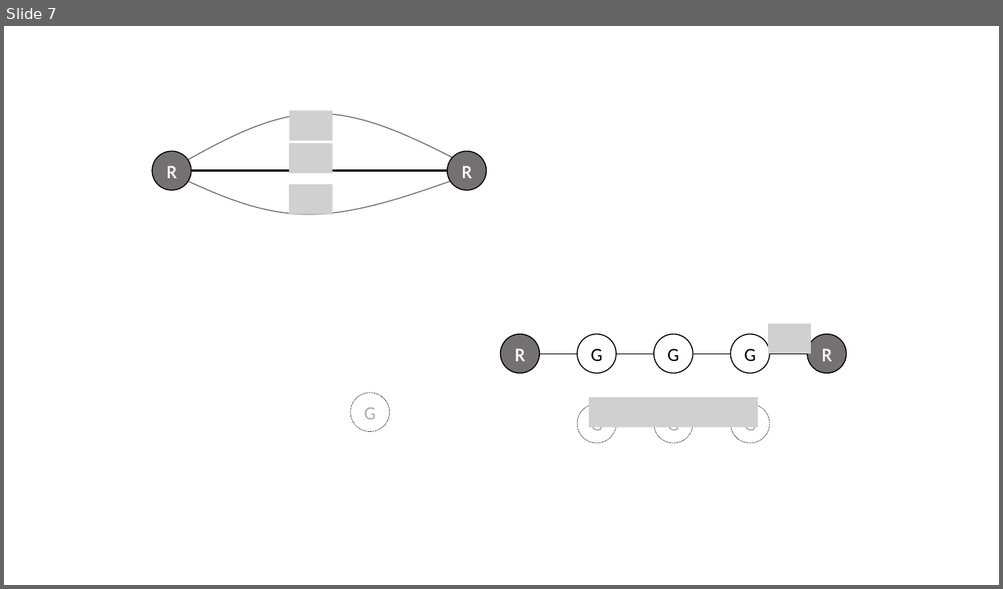
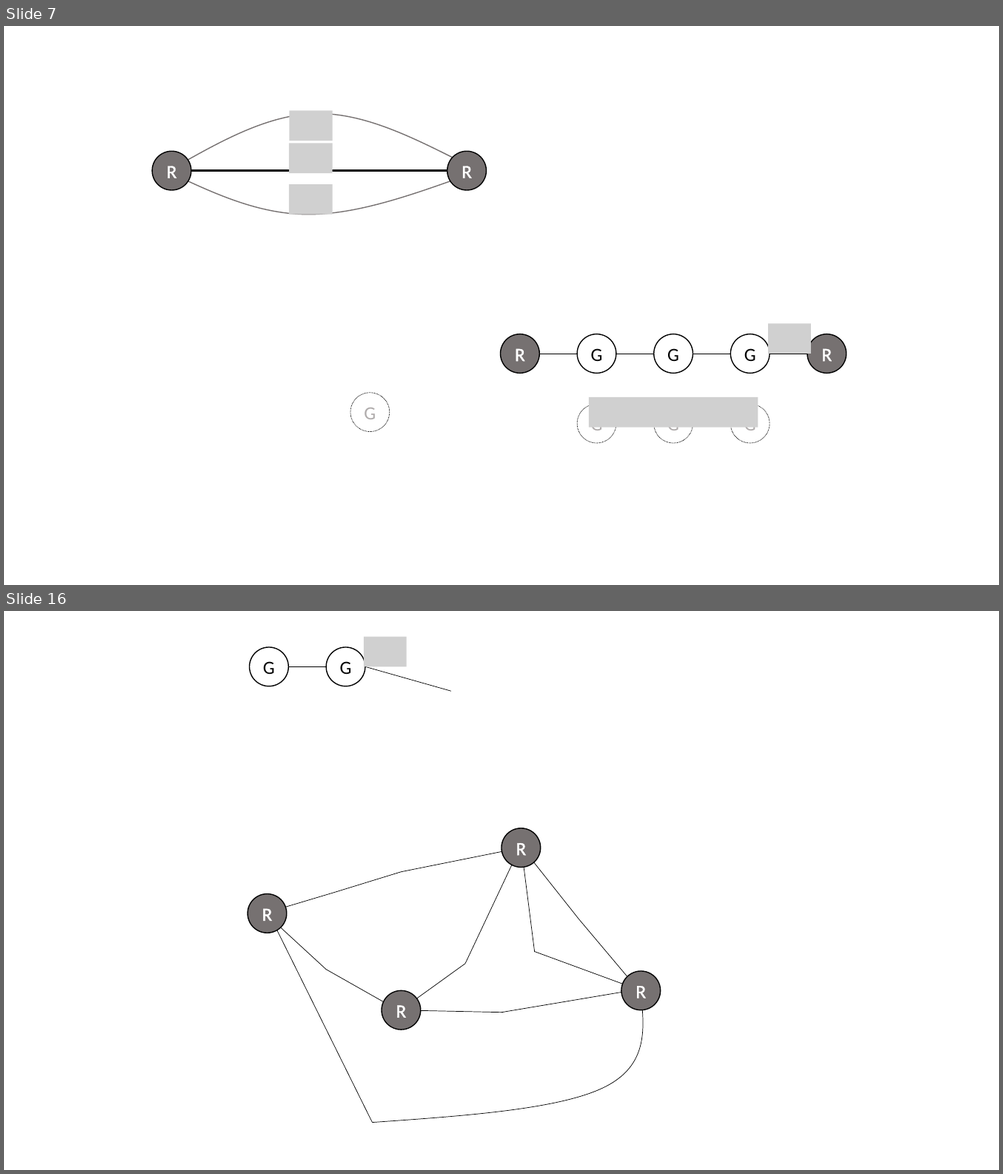
Before and after one commit to RuiHuangUO/Rui_Thesis, a slide deck: VRA.pptx. Shown one above the other, each under a label of ours: slide 7 before the commit, slides 7 and 16 after it; the slides between them are not shown. The pictures are 1003x589 and 1003x1174 pixels, drawn with LibreOffice and Linux fonts; fonts in the diff are those of the drawing; grey boxes stand for pictures. Boxes give left, top, right and bottom in pixels: in the first picture for what was removed or moved away, otherwise in the second. Text is boxed around its words. In the diff, an @@ line names an element or a change of style, - is before the commit and + after.

```diff
--- a/VRA.pptx
+++ b/VRA.pptx
@@ slide 16 added at [4, 611, 999, 1170], background #FFFFFF @@
@@ ellipse added at [250, 647, 288, 686], fill #FFFFFF, outline #000000 1 pt, 18 pt, text #000000 @@
+G
@@ ellipse added at [327, 647, 365, 686], fill #FFFFFF, outline #000000 1 pt, 18 pt, text #000000 @@
+G
@@ picture added at [364, 636, 406, 667] @@
@@ line added from (288, 667) to (327, 667), #000000 0.5 pt @@
@@ line added from (365, 667) to (451, 691), #000000 0.5 pt @@
@@ ellipse added at [502, 828, 540, 867], fill #767171, outline #000000 1 pt, 18 pt, text #FFFFFF @@
+R
@@ line added from (401, 872) to (521, 849), #000000 0.5 pt @@
@@ line added from (465, 964) to (521, 846), #000000 0.5 pt @@
@@ line added from (521, 846) to (578, 919), #000000 0.5 pt @@
@@ line added from (535, 953) to (521, 846), #000000 0.5 pt @@
@@ line added from (336, 892) to (401, 872), #000000 0.5 pt @@
@@ ellipse added at [247, 894, 286, 934], fill #767171, outline #000000 1 pt, 18 pt, text #FFFFFF @@
+R
@@ line added from (264, 914) to (336, 892), #000000 0.5 pt @@
@@ line added from (265, 914) to (327, 970), #000000 0.5 pt @@
@@ line added from (269, 914) to (373, 1123), #000000 0.5 pt @@
@@ line added from (578, 919) to (641, 993), #000000 0.5 pt @@
@@ line added from (399, 1011) to (465, 964), #000000 0.5 pt @@
@@ line added from (535, 952) to (641, 991), #000000 0.5 pt @@
@@ line added from (327, 970) to (398, 1010), #000000 0.5 pt @@
@@ ellipse added at [621, 971, 660, 1010], fill #767171, outline #000000 1 pt, 18 pt, text #FFFFFF @@
+R
@@ freeform shape added at [373, 990, 643, 1123], outline #000000 0.5 pt @@
@@ ellipse added at [381, 991, 421, 1030], fill #767171, outline #000000 1 pt, 18 pt, text #FFFFFF @@
+R
@@ line added from (398, 1010) to (504, 1012), #000000 0.5 pt @@
@@ line added from (502, 1012) to (641, 989), #000000 0.5 pt @@
```
Also in this commit, not shown: 24 other slides added, 4 other files.
